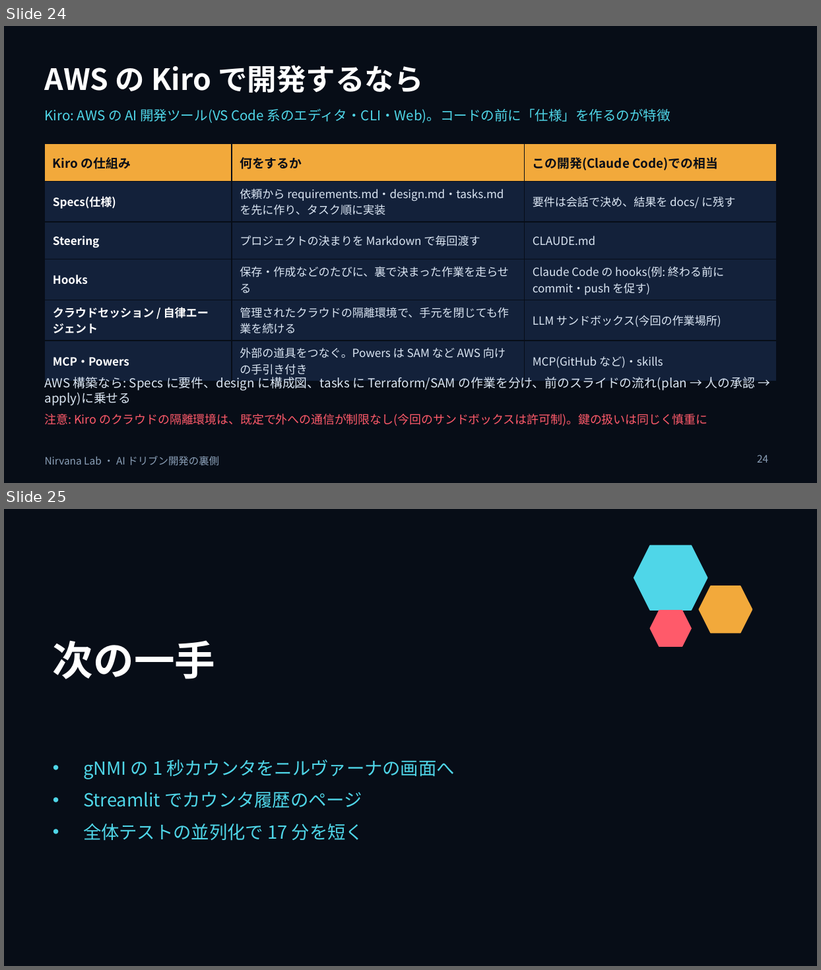
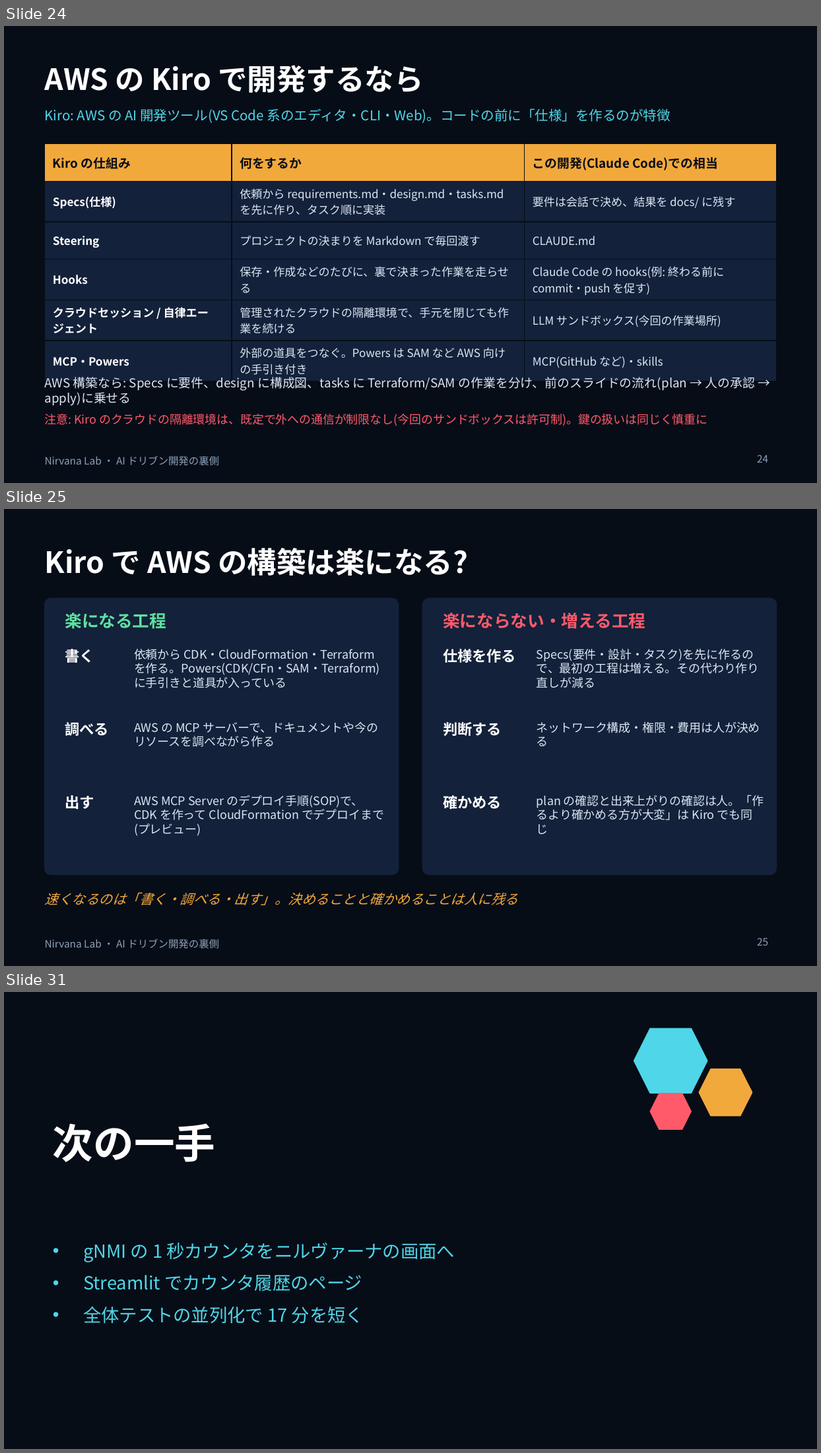
Before and after one commit to w-index-m/nirvana-lab, a slide deck: docs/ai-driven-dev-behind-the-scenes.pptx. Shown one above the other, each under a label of ours: slides 24 and 25 before the commit, slides 24, 25 and 31 after it; the slides between them are not shown. The pictures are 821x970 and 821x1453 pixels, drawn with LibreOffice and Linux fonts; fonts in the diff are those of the drawing. Boxes give left, top, right and bottom in pixels: in the first picture for what was removed or moved away, otherwise in the second. Text is boxed around its words. In the diff, an @@ line names an element or a change of style, - is before the commit and + after.

```diff
--- a/docs/ai-driven-dev-behind-the-scenes.pptx
+++ b/docs/ai-driven-dev-behind-the-scenes.pptx
@@ slide 25 added at [4, 509, 817, 966], background #070D17; not listed: 1 template element that a slide beside it also shows @@
@@ title added at [45, 548, 468, 576], 26 pt, text #FFFFFF, bold @@
+Kiro で AWS の構築は楽になる?
@@ rounded rectangle added at [45, 599, 399, 875], fill #13213A, outline #13213A 1 pt @@
@@ rounded rectangle added at [422, 599, 776, 875], fill #13213A, outline #13213A 1 pt @@
@@ text added at [65, 613, 166, 629], 15 pt, text #5FE0A0, bold @@
+楽になる工程
@@ text added at [443, 613, 646, 629], 15 pt, text #FF5A6A, bold @@
+楽にならない・増える工程
@@ text added at [65, 649, 94, 663], 13 pt, text #FFFFFF, bold @@
+書く
@@ text added at [134, 649, 380, 689], 10.5 pt, text #DBE6F3 @@
+依頼から CDK・CloudFormation・Terraform を作る。Powers(CDK/CFn・SAM・Terraform)に手引きと道具が入っている
@@ text added at [443, 649, 516, 663], 13 pt, text #FFFFFF, bold @@
+仕様を作る
@@ text added at [537, 649, 760, 689], 10.5 pt, text #DBE6F3 @@
+Specs(要件・設計・タスク)を先に作るので、最初の工程は増える。その代わり作り直しが減る
@@ text added at [65, 722, 109, 736], 13 pt, text #FFFFFF, bold @@
+調べる
@@ text added at [134, 722, 378, 747], 10.5 pt, text #DBE6F3 @@
+AWS の MCP サーバーで、ドキュメントや今のリソースを調べながら作る
@@ text added at [443, 722, 502, 736], 13 pt, text #FFFFFF, bold @@
+判断する
@@ text added at [537, 722, 760, 747], 10.5 pt, text #DBE6F3 @@
+ネットワーク構成・権限・費用は人が決める
@@ text added at [65, 795, 94, 809], 13 pt, text #FFFFFF, bold @@
+出す
@@ text added at [134, 795, 384, 836], 10.5 pt, text #DBE6F3 @@
+AWS MCP Server のデプロイ手順(SOP)で、CDK を作って CloudFormation でデプロイまで(プレビュー)
@@ text added at [443, 795, 502, 809], 13 pt, text #FFFFFF, bold @@
+確かめる
@@ text added at [537, 795, 764, 834], 10.5 pt, text #DBE6F3 @@
+plan の確認と出来上がりの確認は人。「作るより確かめる方が大変」は Kiro でも同じ
@@ text added at [45, 892, 519, 906], 12 pt, text #F2A93B, italic @@
+速くなるのは「書く・調べる・出す」。決めることと確かめることは人に残る
@@ page number added at [757, 938, 768, 946], 9 pt, text #8BA0B8 @@
+25
@@ what was slide 25 is now slide 31 @@
```
Also in this commit, not shown: 5 other slides added, 11 other files.
